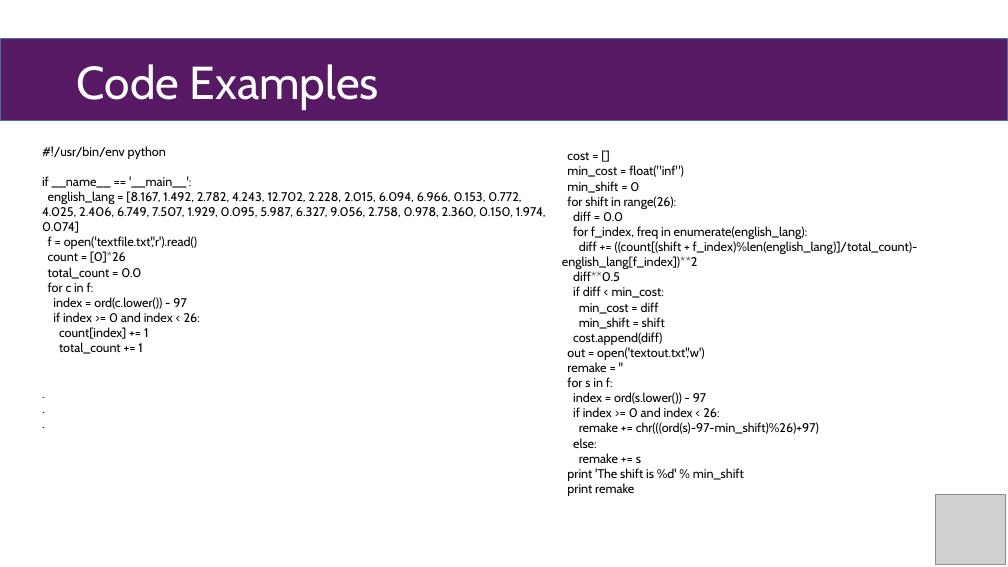
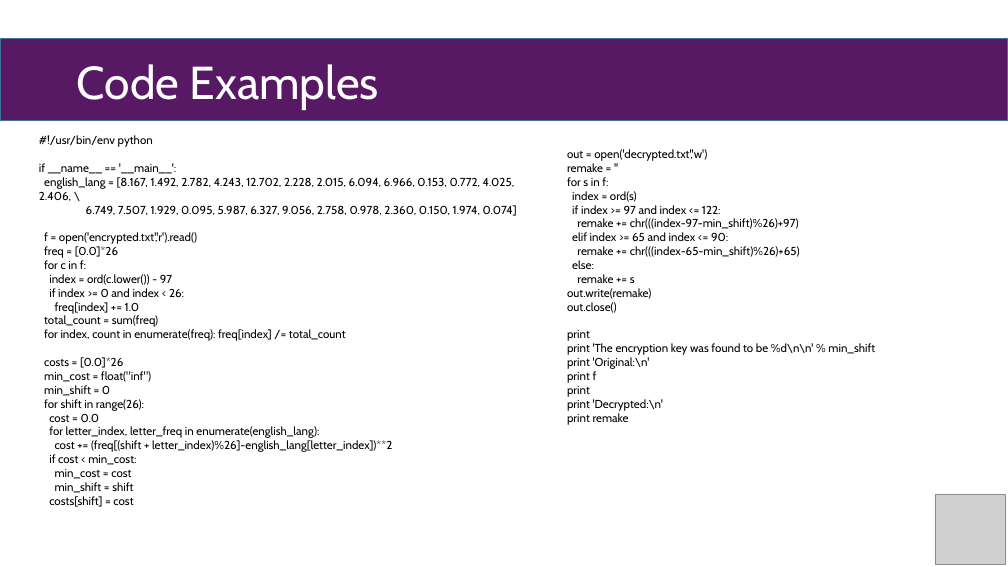
Before and after one commit to NURobotics/software-workshops, a slide deck: slide 22 of python-programming-basics/PythonProgrammingWorkshop.pptx. Drawn at 1008x567 pixels with LibreOffice and Linux fonts; fonts in the diff are those of the drawing; grey boxes stand for pictures. Boxes give left, top, right and bottom in pixels: in the first picture for what was removed or moved away, otherwise in the second. Text is boxed around its words. In the diff, an @@ line names an element or a change of style, - is before the commit and + after.

```diff
--- a/python-programming-basics/PythonProgrammingWorkshop.pptx
+++ b/python-programming-basics/PythonProgrammingWorkshop.pptx
@@ text "#!/usr/bin/env python" moved from (x1=42, y1=146, x2=546, y2=354) to (x1=39, y1=135, x2=517, y2=507) @@
@@ text at (x1=39, y1=135, x2=184, y2=297): size 12 to 11 pt in "#!/usr/bin/env python", "if __name__ == '__main__':", "for c in f:", "index = ord(c.lower()) - 97" and 1 more places @@
@@ text at (x1=567, y1=149, x2=707, y2=161): text changed; size 12 to 11 pt @@
-cost = []
-min_cost = float("inf")
-min_shift = 0
-for shift in range(26):
-diff = 0.0
-for f_index, freq in enumerate(english_lang):
-diff += ((count[(shift + f_index)%len(english_lang)]/total_count)-english_lang[f_index])**2
-diff**0.5
-if diff < min_cost:
-min_cost = diff
-min_shift = shift
-cost.append(diff)
-out = open('textout.txt','w')
+out = open('decrypted.txt','w')
@@ text at (x1=39, y1=177, x2=517, y2=258): text changed; size 12 to 11 pt @@
-english_lang = [8.167, 1.492, 2.782, 4.243, 12.702, 2.228, 2.015, 6.094, 6.966, 0.153, 0.772, 4.025, 2.406, 6.749, 7.507, 1.929, 0.095, 5.987, 6.327, 9.056, 2.758, 0.978, 2.360, 0.150, 1.974, 0.074]
-f = open('textfile.txt','r').read()
-count = [0]*26
-total_count = 0.0
+english_lang = [8.167, 1.492, 2.782, 4.243, 12.702, 2.228, 2.015, 6.094, 6.966, 0.153, 0.772, 4.025, 2.406, \
+6.749, 7.507, 1.929, 0.095, 5.987, 6.327, 9.056, 2.758, 0.978, 2.360, 0.150, 1.974, 0.074]
+f = open('encrypted.txt','r').read()
+freq = [0.0]*26
@@ text at (x1=567, y1=163, x2=635, y2=425): size 12 to 11 pt in "remake = ''", "for s in f:", "else:", "remake += s" and 1 more places @@
@@ text at (x1=572, y1=191, x2=800, y2=257): text changed; size 12 to 11 pt @@
-index = ord(s.lower()) - 97
-if index >= 0 and index < 26:
-remake += chr(((ord(s)-97-min_shift)%26)+97)
+index = ord(s)
+if index >= 97 and index <= 122:
+remake += chr(((index-97-min_shift)%26)+97)
+elif index >= 65 and index <= 90:
+remake += chr(((index-65-min_shift)%26)+65)
@@ text at (x1=567, y1=288, x2=875, y2=411): text changed; size 12 to 11 pt @@
-print 'The shift is %d' % min_shift
+out.write(remake)
+out.close()
+print
+print 'The encryption key was found to be %d\n\n' % min_shift
+print 'Original:\n'
+print f
+print
+print 'Decrypted:\n'
@@ text at (x1=44, y1=302, x2=392, y2=507): text changed; size 12 to 11 pt @@
-count[index] += 1
-total_count += 1
-.
-.
-.
+freq[index] += 1.0
+total_count = sum(freq)
+for index, count in enumerate(freq): freq[index] /= total_count
+costs = [0.0]*26
+min_cost = float("inf")
+min_shift = 0
+for shift in range(26):
+cost = 0.0
+for letter_index, letter_freq in enumerate(english_lang):
+cost += (freq[(shift + letter_index)%26]-english_lang[letter_index])**2
+if cost < min_cost:
+min_cost = cost
+min_shift = shift
+costs[shift] = cost
```
Also in this commit, not shown: 4 other slides changed, 1 other file.
